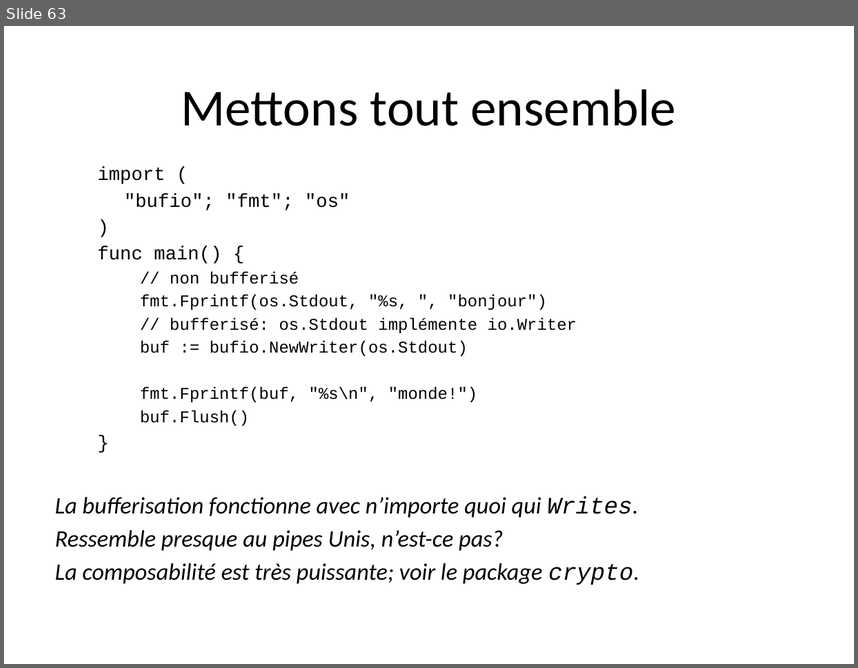
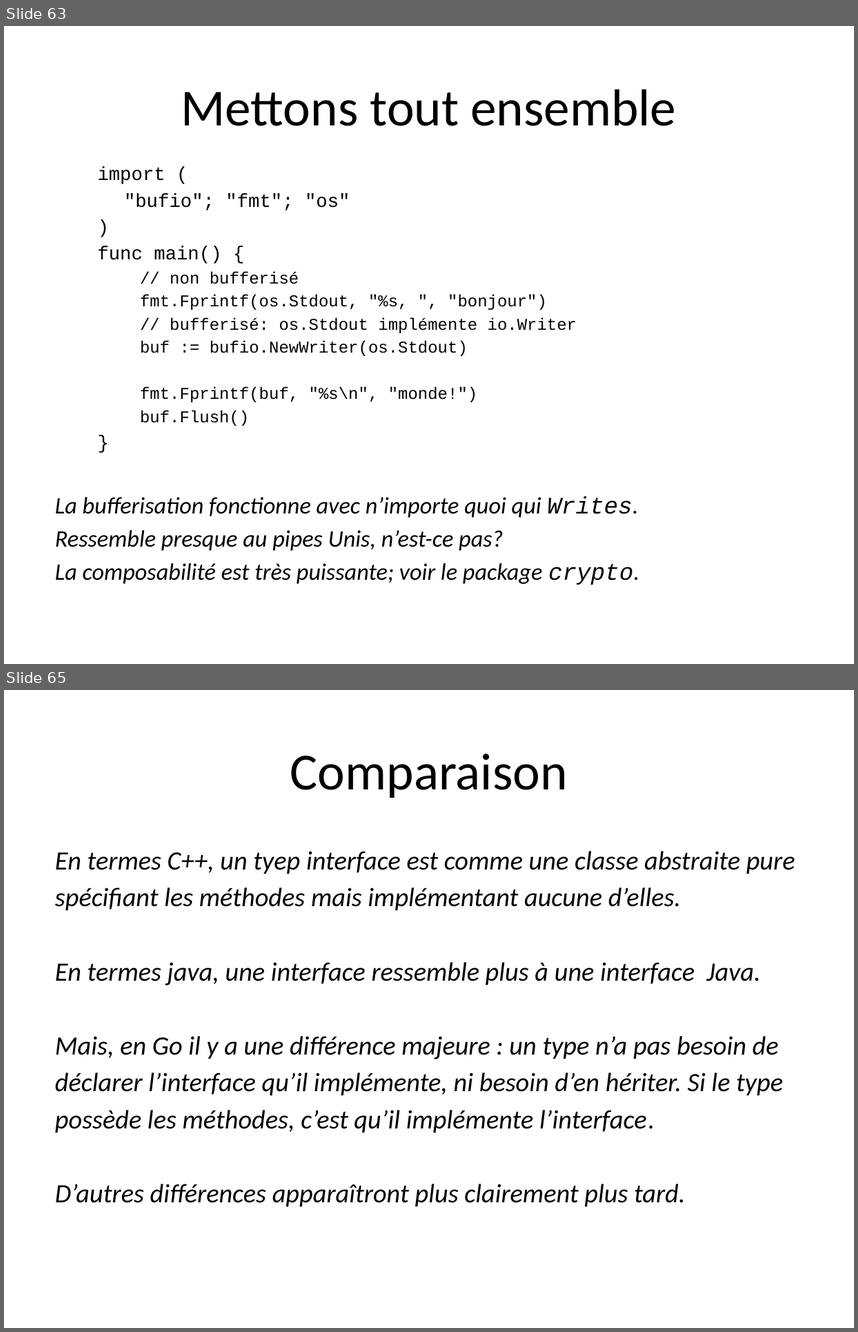
Before and after one commit to trash-anger/golang-france, a slide deck: Go-documentation/cours-general/Go-partie2.pptx. Shown one above the other, each under a label of ours: slide 63 before the commit, slides 63 and 65 after it; the slides between them are not shown. The pictures are 858x668 and 858x1332 pixels, drawn with LibreOffice and Linux fonts; fonts in the diff are those of the drawing; background and template pictures are left out. Boxes give left, top, right and bottom in pixels: in the first picture for what was removed or moved away, otherwise in the second. Text is boxed around its words. In the diff, an @@ line names an element or a change of style, - is before the commit and + after.

```diff
--- a/Go-documentation/cours-general/Go-partie2.pptx
+++ b/Go-documentation/cours-general/Go-partie2.pptx
@@ slide 65 added at (x1=4, y1=690, x2=854, y2=1328), background #FFFFFF @@
@@ title added at (x1=290, y1=753, x2=568, y2=798), 44 pt, text #000000 @@
+Comparaison
@@ text added at (x1=55, y1=851, x2=795, y2=1207), 22.4 pt, text #000000, italic @@
+En termes C++, un tyep interface est comme une classe abstraite pure
+spécifiant les méthodes mais implémentant aucune d’elles.
+En termes java, une interface ressemble plus à une interface Java.
+Mais, en Go il y a une différence majeure : un type n’a pas besoin de
+déclarer l’interface qu’il implémente, ni besoin d’en hériter. Si le type
+possède les méthodes, c’est qu’il implémente l’interface.
+D’autres différences apparaîtront plus clairement plus tard.
```
Also in this commit, not shown: 22 other slides added, 1 slide removed, 1 other file.
